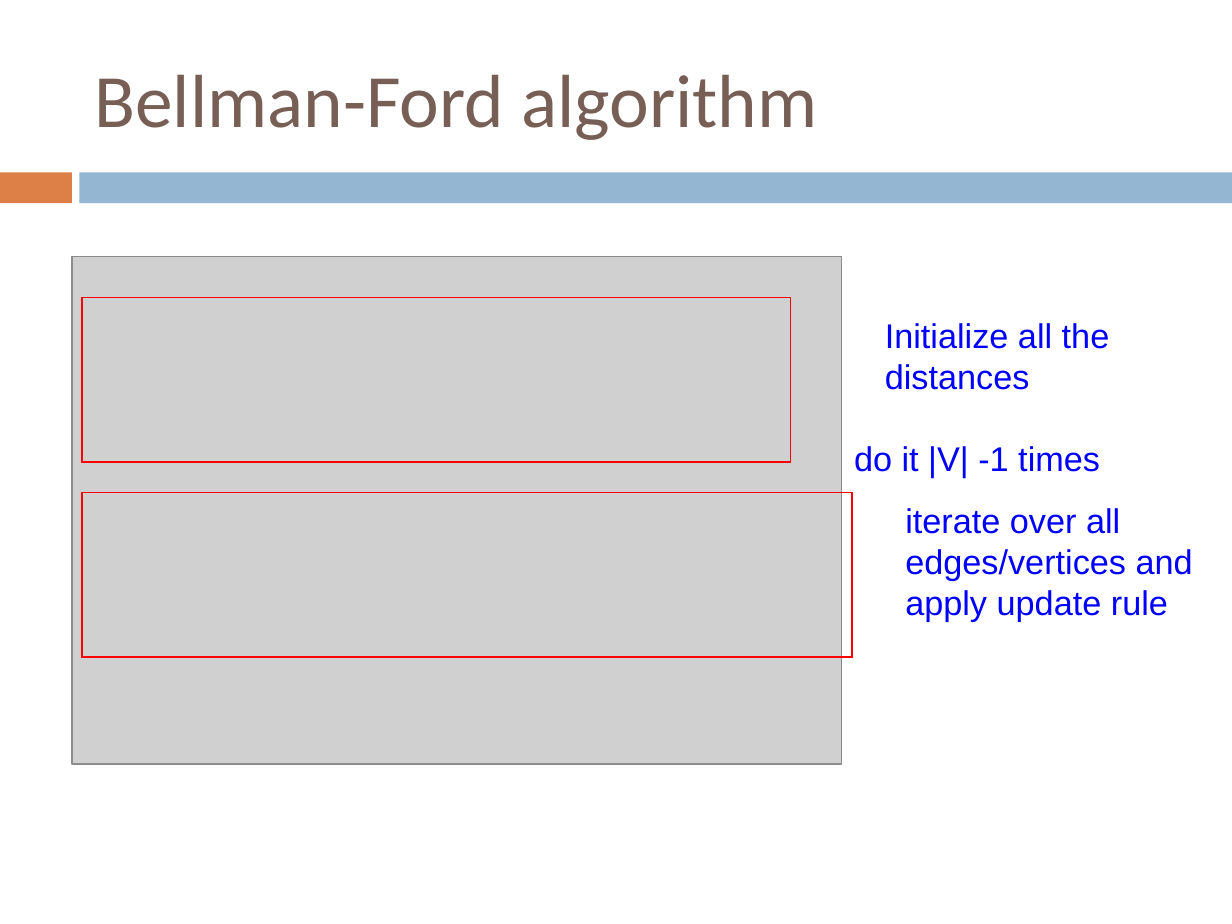
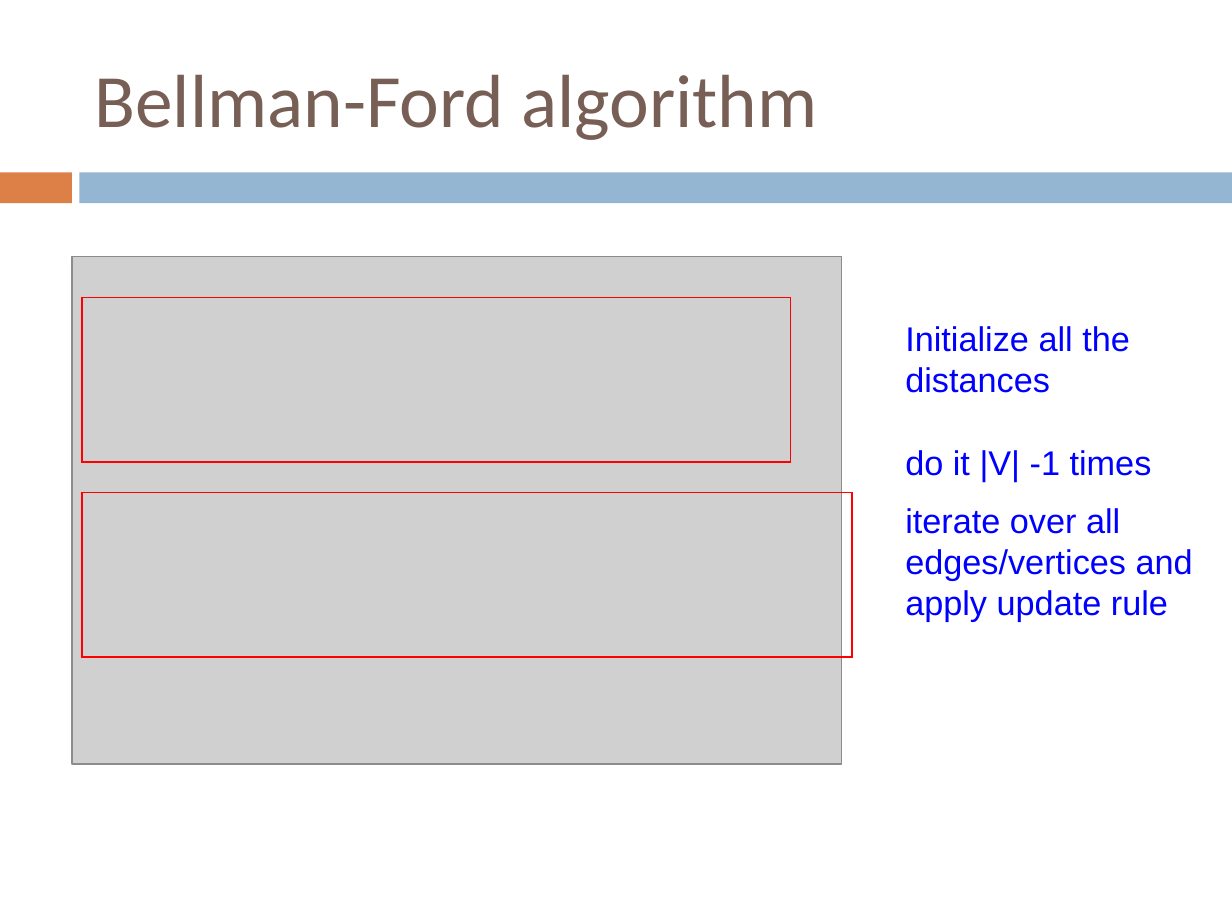
Before and after one commit to Collins-kariuk/Algorithms, a slide deck: slide 72 of Lectures/Lecture 19_Shortest Paths.pptx. Drawn at 1232x924 pixels with LibreOffice and Linux fonts; fonts in the diff are those of the drawing; grey boxes stand for pictures. Boxes give left, top, right and bottom in pixels: in the first picture for what was removed or moved away, otherwise in the second. Text is boxed around its words. In the diff, an @@ line names an element or a change of style, - is before the commit and + after.

Commit message:
Review graph algorithms material

```diff
--- a/Lectures/Lecture 19_Shortest Paths.pptx
+++ b/Lectures/Lecture 19_Shortest Paths.pptx
@@ text "Initialize all the distances": place and size @@
-text "Initialize all the distances" at [885, 323, 1110, 390]
+text "Initialize all the distances" at [905, 326, 1130, 393]
@@ text "do it |V| -1 times": place and size @@
-text "do it |V| -1 times" at [854, 446, 1100, 478]
+text "do it |V| -1 times" at [905, 450, 1152, 481]
```
Also in this commit, not shown: 4 other slides changed, 3 other files.
